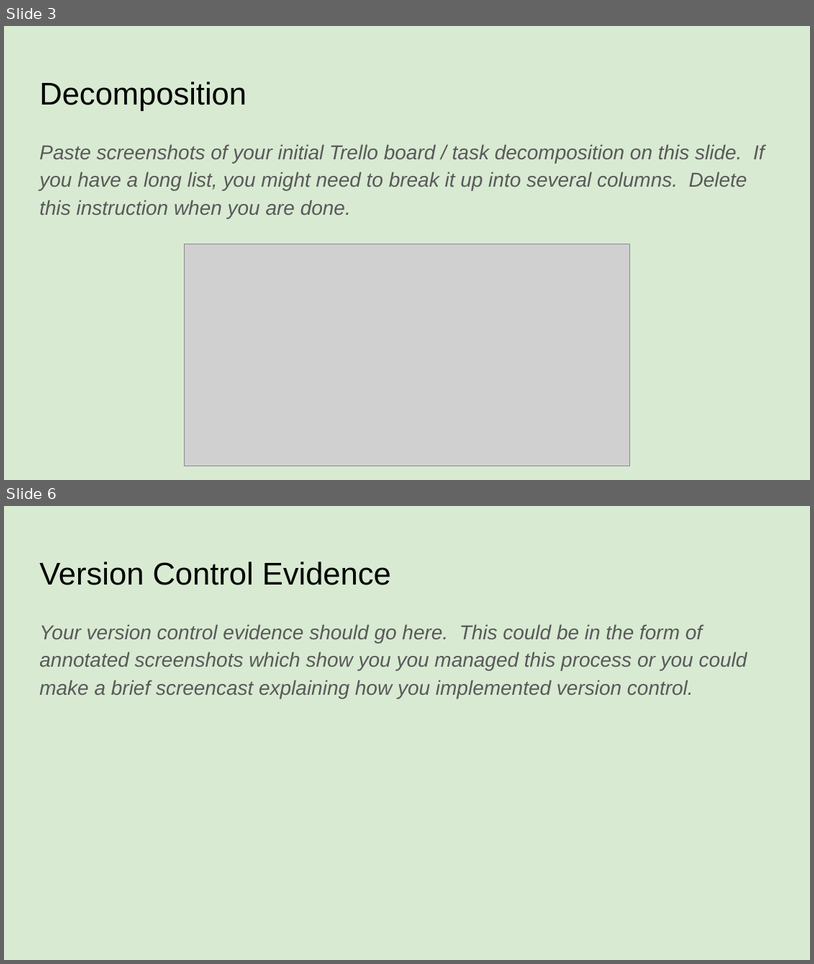
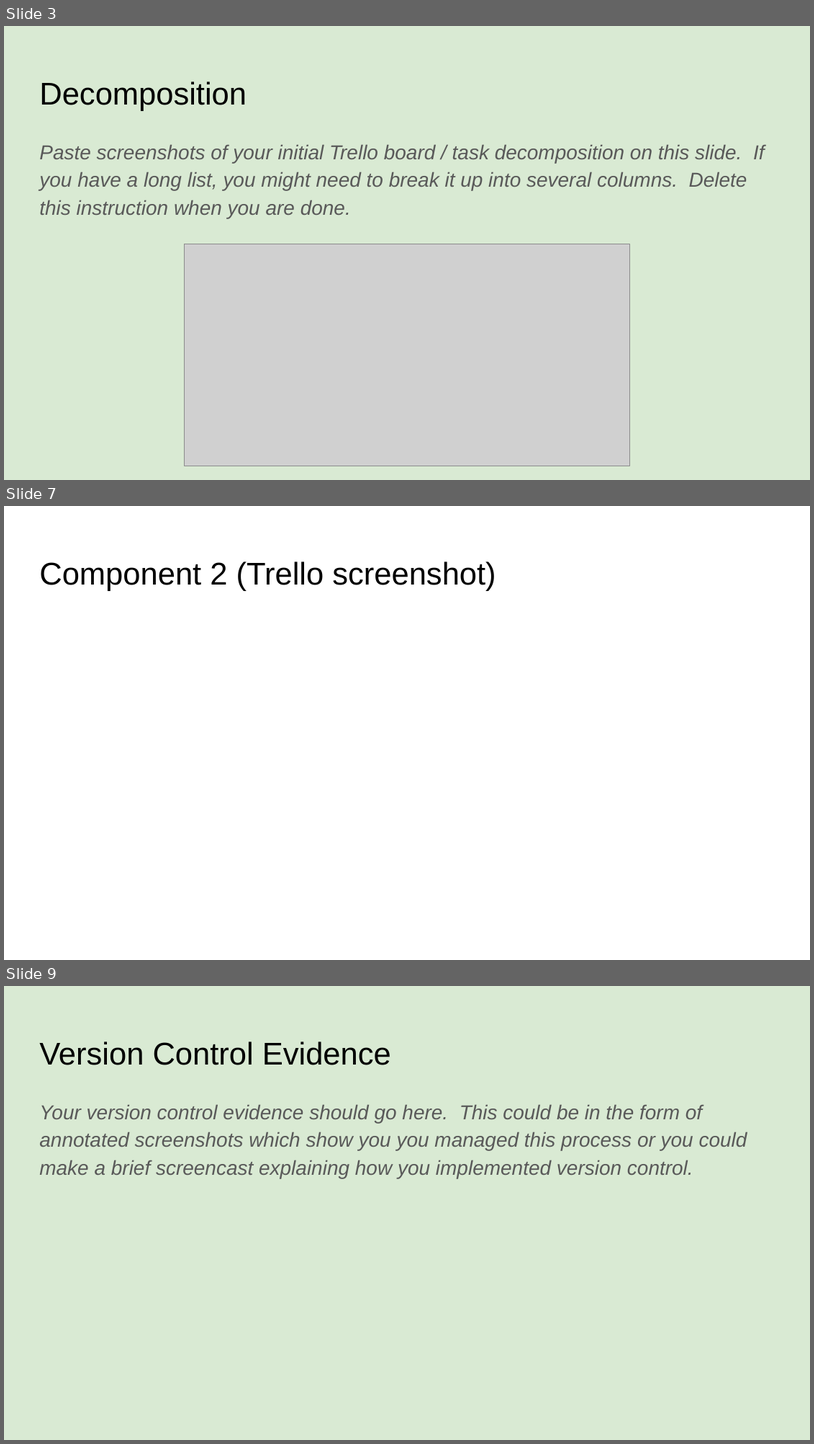
Before and after one commit to Joemamasahbsdh/pizza.bot, a slide deck: 022_91893+_+91897+Documentation.pptx. Shown one above the other, each under a label of ours: slides 3 and 6 before the commit, slides 3, 7 and 9 after it; the slides between them are not shown. The pictures are 814x964 and 814x1444 pixels, drawn with LibreOffice and Linux fonts; fonts in the diff are those of the drawing; grey boxes stand for pictures. Boxes give left, top, right and bottom in pixels: in the first picture for what was removed or moved away, otherwise in the second. Text is boxed around its words. In the diff, an @@ line names an element or a change of style, - is before the commit and + after.

```diff
--- a/022_91893+_+91897+Documentation.pptx
+++ b/022_91893+_+91897+Documentation.pptx
@@ slide 7 added at (4, 506, 810, 960), background #FFFFFF @@
@@ title added at (39, 561, 496, 591), 28 pt, text #000000 @@
+Component 2 (Trello screenshot)
@@ what was slide 6 is now slide 9 @@
```
Also in this commit, not shown: 2 slides changed, 2 other slides added.
